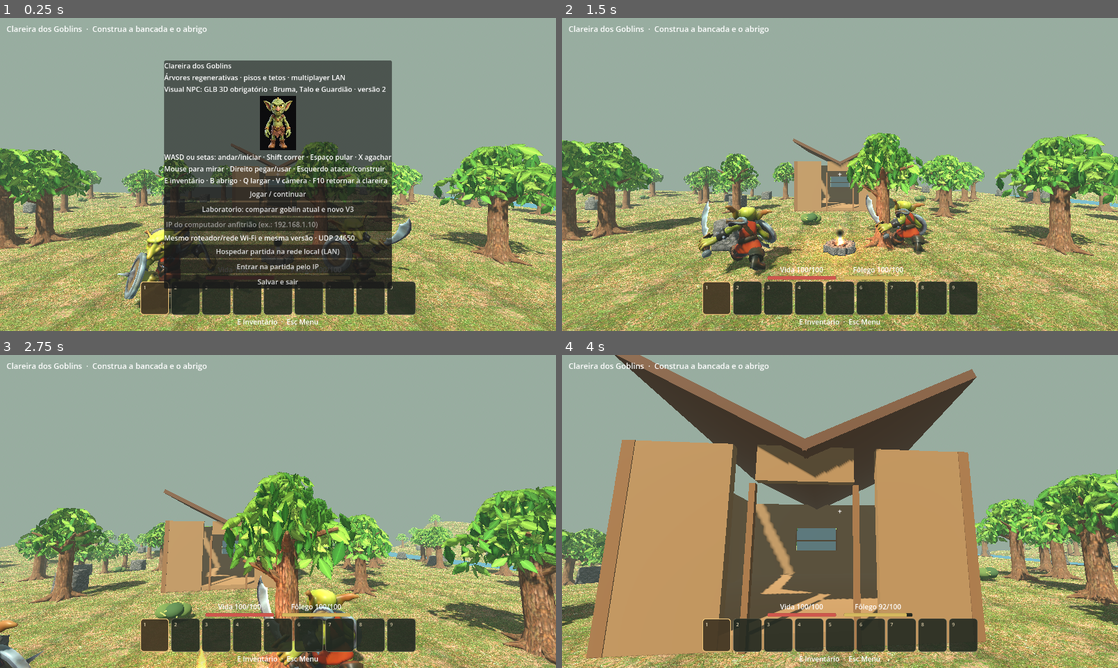
Above: before the commit, frames 1-4 (two rows, left to right).
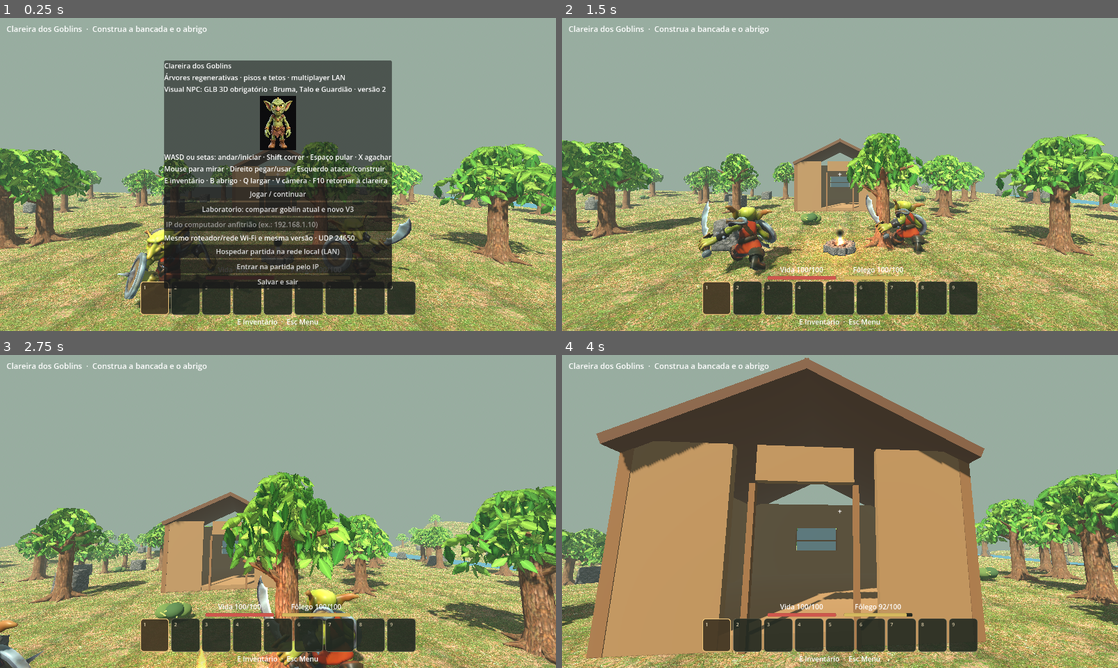
Above: after the commit, the same moments.

Repository: clebertressi88/clareira-dos-goblins
Game: Godot game, scene res://main.tscn
Same seed, same stepped clock (60 frames per second), same inputs: the game is played once before the commit and once after it.
Inputs (mouse positions are in pixels of both pictures, inside the frame that each line leads up to):
- Up to frame 1 (0.25 s): no input
- Up to frame 2 (1.5 s): click (840, 224) at 0.52 s; type "12" at 0.6 s; click "Jogar / continuar" at 1.25 s
- Up to frame 3 (2.75 s): tap Enter at 2, 2.1 s; move the mouse to (305, 511) at 2.02 s; hold W (goblin_frente) from 2.03 s (still down); click (305, 511) at 2.17 s; tap Space at 2.27, 2.57 s
- Up to frame 4 (4 s): keep holding W (goblin_frente); move the mouse to (812, 511) at 2.77 s; tap Keypad Enter at 2.85 s; tap Space at 3.02, 3.32 s; move the mouse to (851, 505) at 3.52 s; hold Shift from 3.53 s (still down)

The runs differ from the first frame. In frame 1, 0.4% of the frame differs, in the area x 41-60%, y 40-59%; in frame 2, 0.6%; in frame 3, 1.0%; in frame 4, 14%, in the area x 6-76%, y 0-77%.

Commit message:
Corrigir inclinacao das duas aguas do telhado

Diff:
--- a/Projeto-Godot/starter_cabin.gd
+++ b/Projeto-Godot/starter_cabin.gd
@@ -38,7 +38,7 @@
 		for floor_data in [[.56,1.12],[2.52,.96]]:
 			piece(game,body,Vector3(x,float(floor_data[0]),0),Vector3(.16,float(floor_data[1]),1.70),"plank",wood)
 		# Duas aguas: cumeeira ~4.25 m e beirais ~2.9 m.
-		piece(game,body,Vector3(float(side)*1.35,3.56,0),Vector3(3.15,.16,6.05),"roof",Color("#68452f"),float(side)*.46)
+		piece(game,body,Vector3(float(side)*1.35,3.56,0),Vector3(3.15,.16,6.05),"roof",Color("#68452f"),-float(side)*.46)
 	# Caixilhos e vidro sem colisao: permitem visibilidade e passagem de luz.
 	for z in [-2.75]:
 		for x in [-.85,.85]:
